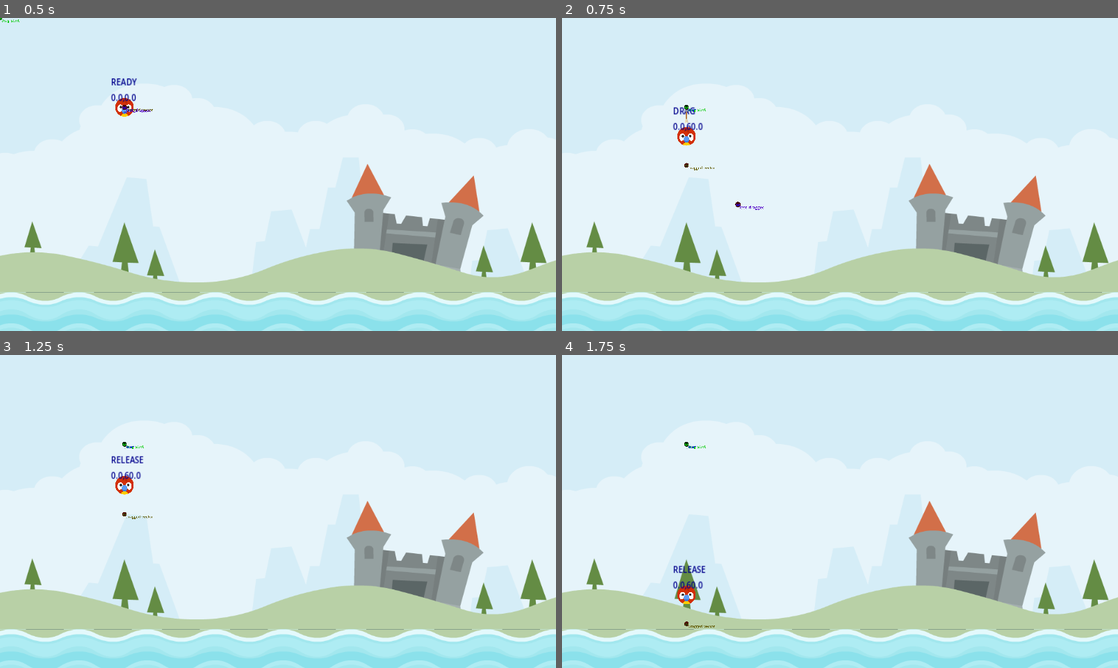
Above: before the commit, frames 1-4 (two rows, left to right).
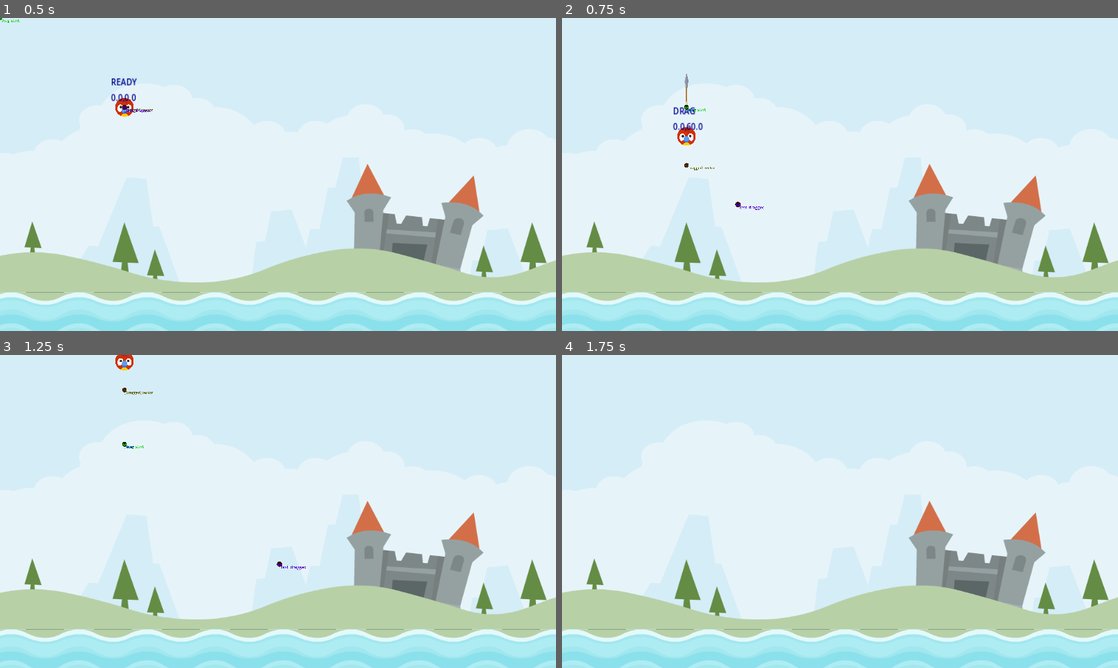
Above: after the commit, the same moments.

Repository: EmmanuelBarboza/AngryAnimals
Game: Godot game, scene res://Scenes/Level/level.tscn
Two runs of this game, one before a commit and one after it. Both use one fixed random seed, a clock stepped at 60 frames per second and the inputs below.
Inputs (mouse positions are in pixels of both pictures, inside the frame that each line leads up to):
- Up to frame 1 (0.5 s): no input
- Up to frame 2 (0.75 s): tap Enter at 0.5 s; drag from (684, 108) to (840, 309) at 0.52 s
- Up to frame 3 (1.25 s): no input
- Up to frame 4 (1.75 s): drag from (728, 527) to (840, 646) at 1.27 s

Frame 1 is identical in both runs. In frame 2, less than 0.1% of the frame differs, in the area x 22-23%, y 17-34%; in frame 3, 0.5%, in the area x 19-55%, y 0-69%; in frame 4, 0.4%.

Commit message:
Launching animal logic
-Animal makes sounds when launched

Diff:
--- a/Scenes/Animal/animal.gd
+++ b/Scenes/Animal/animal.gd
@@ -16,6 +16,13 @@
 @onready var label: Label = $Label
 @onready var stretch_sound: AudioStreamPlayer2D = $StretchSound
 @onready var arrow: Sprite2D = $Arrow
+@onready var launch_sound: AudioStreamPlayer2D = $LaunchSound
+
+
+@onready var sprite_start: Sprite2D = $Sprite2D2
+@onready var sprite_drag_start: Sprite2D = $Sprite2D3
+@onready var sprite_dragged_vector: Sprite2D = $Sprite2D4
+@onready var sprite_last_dragged: Sprite2D = $Sprite2D5
 
 #Variables
 var _state: ANIMAL_STATE = ANIMAL_STATE.READY
@@ -23,16 +30,14 @@
 var _drag_start: Vector2  = Vector2.ZERO
 var _dragged_vector: Vector2 = Vector2.ZERO
 var _last_dragged_vector: Vector2 = Vector2.ZERO
+var _arrow_scale_x: float = 0.0
 
-@onready var sprite_start: Sprite2D = $Sprite2D2
-@onready var sprite_drag_start: Sprite2D = $Sprite2D3
-@onready var sprite_dragged_vector: Sprite2D = $Sprite2D4
-@onready var sprite_last_dragged: Sprite2D = $Sprite2D5
 
 
 
 # Called when the node enters the scene tree for the first time.
 func _ready() -> void:
+	_arrow_scale_x = arrow.scale.x #Escala base de la flecha
 	arrow.hide()
 	_start = position
 
@@ -46,11 +51,23 @@
 	show_vectors()
 
 
+func get_impulse() -> Vector2:
+	#Esta funcion devuelve un vector2, que basicamente es el vector
+	#de cuanto arrastramos al animal, lo multiplicamos por -1
+	#para darle la vuelta y asi tener un vector que indica una direccion
+	return _dragged_vector * -1 * IMPULSE_MULT
+
 func show_vectors() -> void:
 	sprite_start.global_position = _start
 	sprite_drag_start.global_position = _drag_start
 	sprite_dragged_vector.position = _dragged_vector
 	sprite_last_dragged.position = _last_dragged_vector
+
+func set_release():
+	arrow.hide()
+	freeze = false
+	apply_central_impulse(get_impulse())
+	launch_sound.play()
 
 func set_new_state(new_state: ANIMAL_STATE) -> void:
 	#Esta funcion maneja el cambio de estado del animal
@@ -59,8 +76,8 @@
 		#Si es nuevo estado es RELEASE osea que lo solto
 		#Entonces colocamos freeze en falso, para que el motor de fisicas
 		#Tome control sobre el animal
-		arrow.hide()
-		freeze = false
+		#(DENTRO DE SET_RELEASE())
+		set_release()
 	elif _state == ANIMAL_STATE.DRAG:
 		_drag_start = get_global_mouse_position()
 		arrow.show()
@@ -74,6 +91,14 @@
 	return false
 
 func scale_arrow() -> void:
+	#Esta variable contiene la magnitud del vector obtenido de get_impulse()
+	#usamos length para obtener la magnitud de este
+	var imp_length = get_impulse().length()
+	#Esta variable reprensta un porcentaje de cuanto queremos escalar la flecha
+	var perc = imp_length / IMPULSE_MAX
+
+	arrow.scale.x = (_arrow_scale_x * perc) + _arrow_scale_x
+
 	arrow.rotation = (_start - position).angle()
 
 func play_stretch_sound() -> void:
--- a/Scenes/Animal/animal.tscn
+++ b/Scenes/Animal/animal.tscn
@@ -1,10 +1,11 @@
-[gd_scene load_steps=7 format=3 uid="uid://b5f11edk3xq2k"]
+[gd_scene load_steps=8 format=3 uid="uid://b5f11edk3xq2k"]
 
 [ext_resource type="Script" path="res://Scenes/Animal/animal.gd" id="1_2mmnw"]
 [ext_resource type="Texture2D" uid="uid://dvbfm1b2qghit" path="res://assets/player/parrot.png" id="1_5aqur"]
 [ext_resource type="Texture2D" uid="uid://8e3nd1dsnd7s" path="res://assets/items/arrow.png" id="3_3dvyk"]
 [ext_resource type="AudioStream" uid="uid://x2hd4deyb6rk" path="res://assets/audio/stretch2.ogg" id="4_13rrd"]
 [ext_resource type="Texture2D" uid="uid://d0cpa72o8lfkm" path="res://icon.svg" id="5_6pp44"]
+[ext_resource type="AudioStream" uid="uid://ckimiwt4ttmr" path="res://assets/audio/catapult.ogg" id="5_dow18"]
 
 [sub_resource type="CircleShape2D" id="CircleShape2D_1x221"]
 radius = 19.5
@@ -40,6 +41,9 @@
 
 [node name="StretchSound" type="AudioStreamPlayer2D" parent="."]
 stream = ExtResource("4_13rrd")
+
+[node name="LaunchSound" type="AudioStreamPlayer2D" parent="."]
+stream = ExtResource("5_dow18")
 
 [node name="Sprite2D2" type="Sprite2D" parent="."]
 modulate = Color(0, 0, 1, 1)
